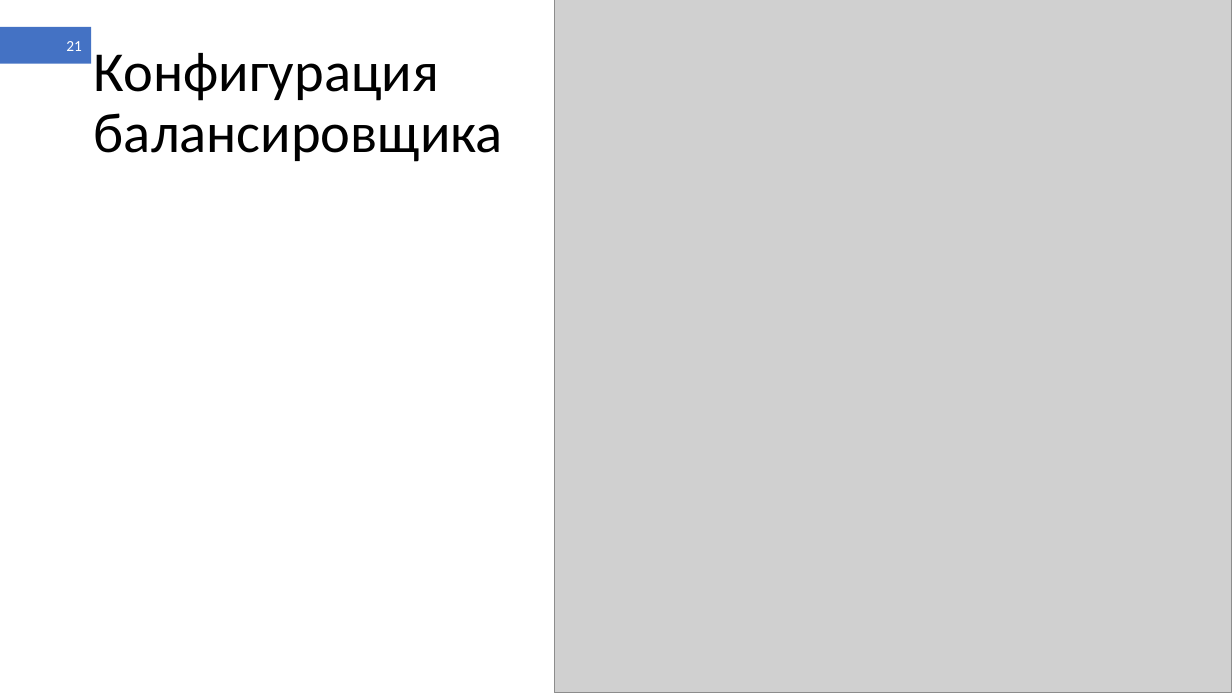
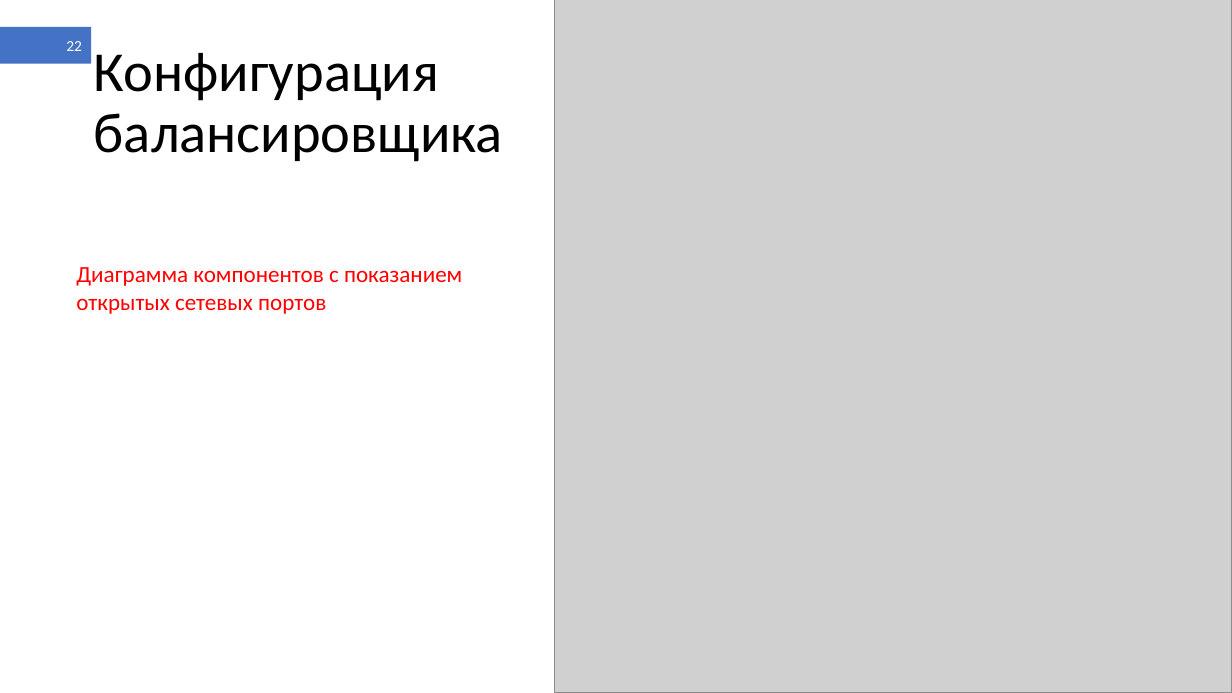
Before and after one commit to shameoff/GraduateWork, a slide deck: slide 22 of Презентация ВКР (в шаблоне).pptx (slide 21 before the commit). Drawn at 1232x693 pixels with LibreOffice and Linux fonts; fonts in the diff are those of the drawing; grey boxes stand for pictures. Boxes give left, top, right and bottom in pixels: in the first picture for what was removed or moved away, otherwise in the second. Text is boxed around its words. In the diff, an @@ line names an element or a change of style, - is before the commit and + after.

```diff
--- a/Презентация ВКР (в шаблоне).pptx
+++ b/Презентация ВКР (в шаблоне).pptx
@@ page number at bbox=[66, 41, 82, 51]: text changed @@
-21
+22
@@ text added at bbox=[76, 267, 462, 314], 18 pt, text #FF0000 @@
+Диаграмма компонентов с показанием открытых сетевых портов
```
Also in this commit, not shown: 11 other slides changed, 5 slides added, 9 slides removed, 2 other files.
